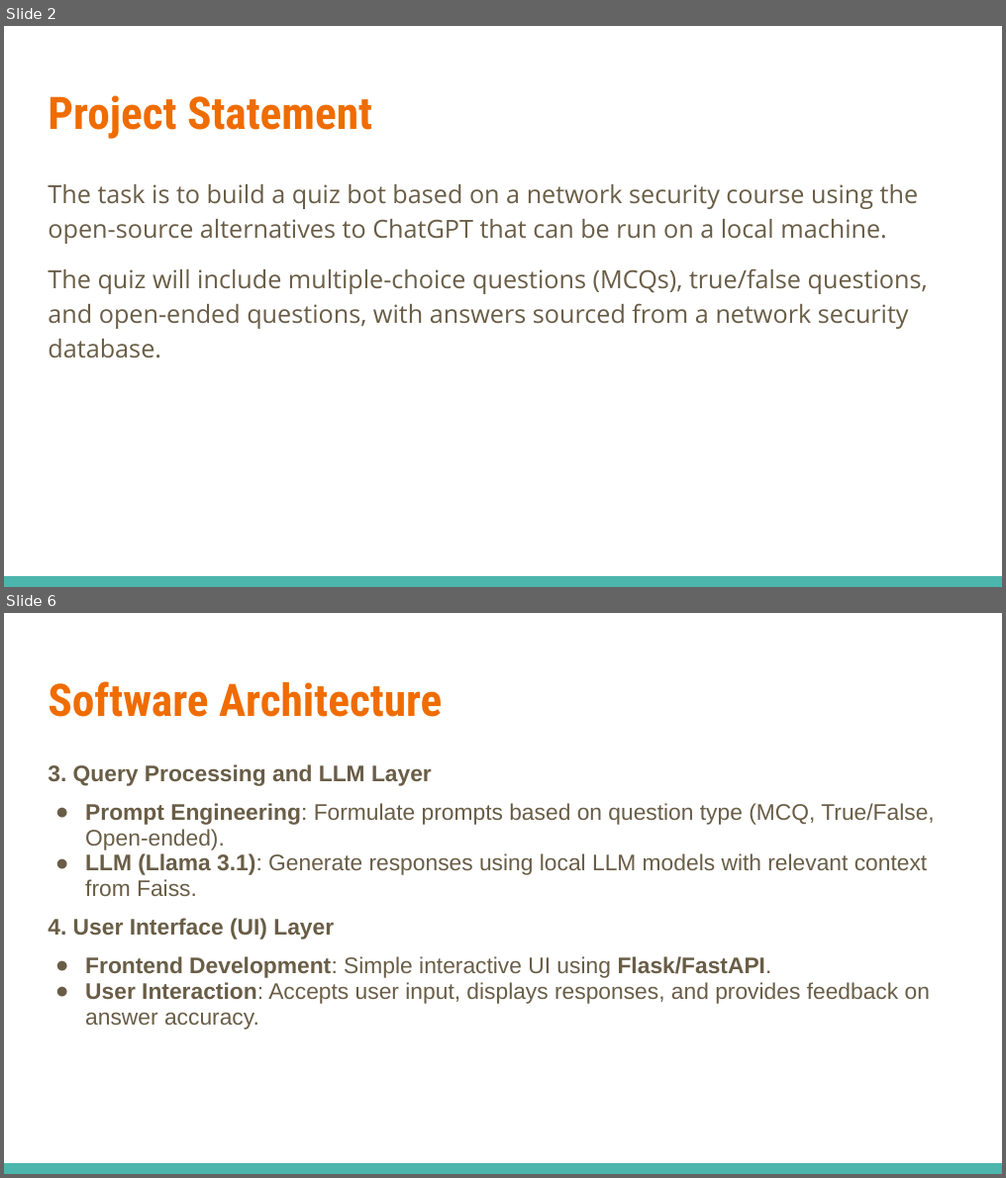
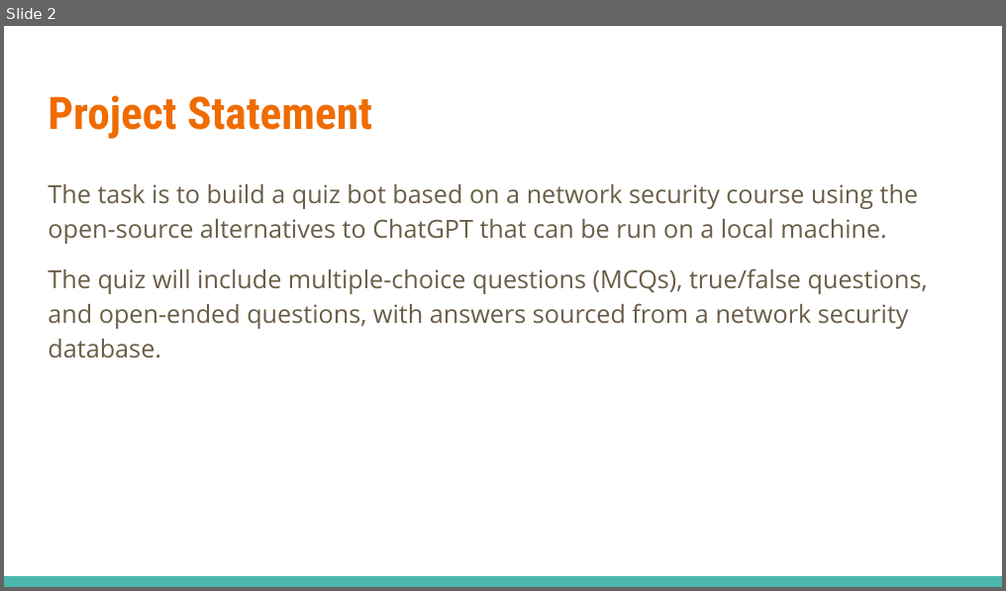
Before and after one commit to tvnikhil/QuizBot, a slide deck: Grp2_presentation.pptx. Shown one above the other, each under a label of ours: slides 2 and 6 before the commit, slide 2 after it; the slides between them are not shown. The pictures are 1006x1178 and 1006x591 pixels, drawn with LibreOffice and Linux fonts; fonts in the diff are those of the drawing. Boxes give left, top, right and bottom in pixels: in the first picture for what was removed or moved away, otherwise in the second. Text is boxed around its words. In the diff, an @@ line names an element or a change of style, - is before the commit and + after.

```diff
--- a/Grp2_presentation.pptx
+++ b/Grp2_presentation.pptx
@@ slide 6 removed at (4,613,1002,1174), background #FFFFFF; not listed: 1 template element that a slide beside it also shows @@
@@ title removed at (48,681,442,717) @@
-Software Architecture
@@ text removed at (48,764,934,1029) @@
-3. Query Processing and LLM Layer
-● Prompt Engineering: Formulate prompts based on question type (MCQ, True/False, Open-ended).
-● LLM (Llama 3.1): Generate responses using local LLM models with relevant context from Faiss.
-4. User Interface (UI) Layer
-● Frontend Development: Simple interactive UI using Flask/FastAPI.
-● User Interaction: Accepts user input, displays responses, and provides feedback on answer accuracy.
```
Also in this commit, not shown: 1 slide changed, 1 slide added, 7 other slides removed, 7 other files.
